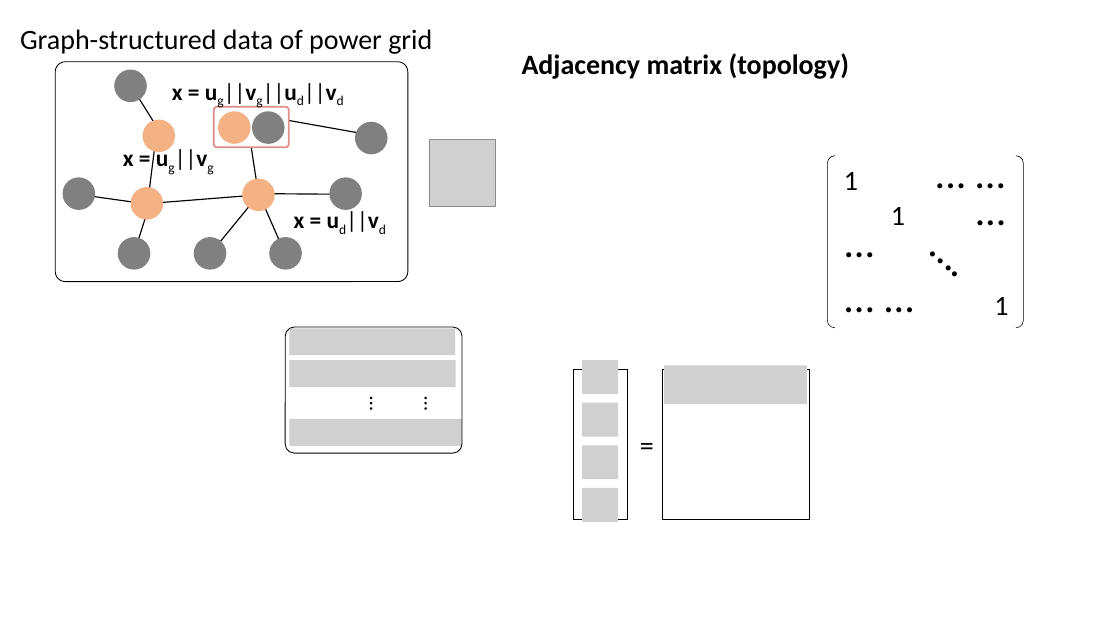
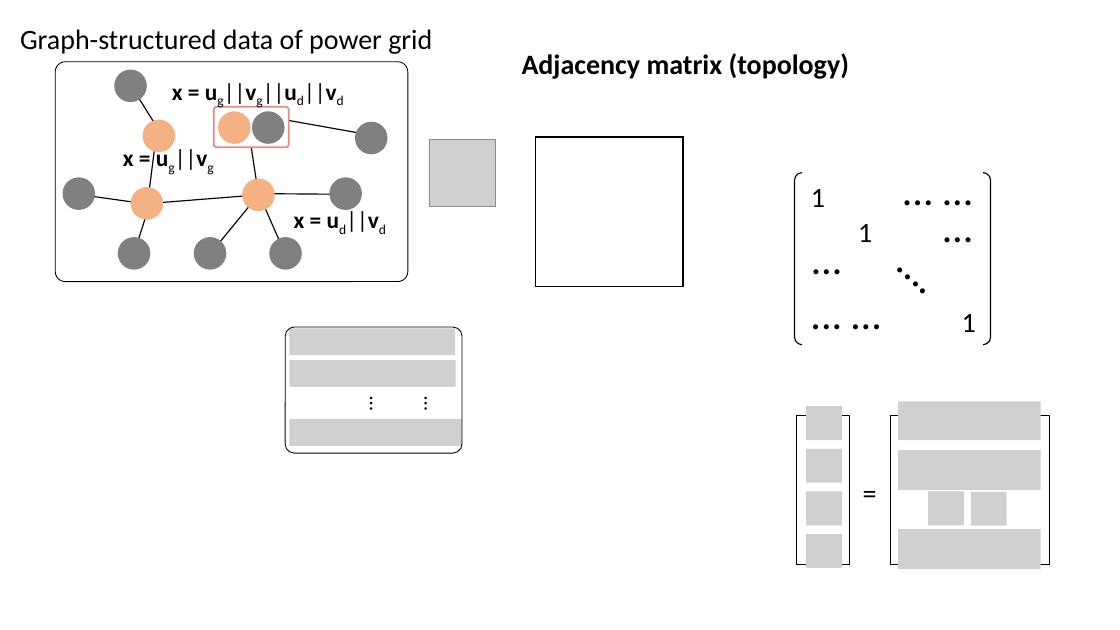
Before and after one commit to yadong-zhang/GNN_SCUC, a slide deck: slide 17 of submission/figures/figs.pptx. Drawn at 1120x630 pixels with LibreOffice and Linux fonts; fonts in the diff are those of the drawing; grey boxes stand for pictures. Boxes give left, top, right and bottom in pixels: in the first picture for what was removed or moved away, otherwise in the second. Text is boxed around its words. In the diff, an @@ line names an element or a change of style, - is before the commit and + after.

Commit message:
Add new figures

```diff
--- a/submission/figures/figs.pptx
+++ b/submission/figures/figs.pptx
@@ rectangle moved from (x1=662, y1=370, x2=809, y2=519) to (x1=536, y1=137, x2=683, y2=287) @@
@@ bracket pair moved from (x1=828, y1=155, x2=1023, y2=328) to (x1=795, y1=173, x2=991, y2=345) @@
@@ bracket pair at (x1=795, y1=173, x2=991, y2=345): outline #000000 0.5 pt to #000000 1 pt @@
@@ text "... …" moved from (x1=923, y1=142, x2=1014, y2=202) to (x1=891, y1=159, x2=981, y2=218) @@
@@ 6 texts moved together from (x1=835, y1=172, x2=1014, y2=327) to (x1=802, y1=189, x2=981, y2=344) @@
@@ text "…." moved from (x1=917, y1=209, x2=995, y2=286) to (x1=884, y1=227, x2=962, y2=304) @@
@@ picture removed at (x1=582, y1=360, x2=618, y2=394) @@
@@ picture removed at (x1=665, y1=365, x2=807, y2=404) @@
@@ picture removed at (x1=582, y1=402, x2=618, y2=436) @@
@@ rectangle moved from (x1=574, y1=370, x2=628, y2=519) to (x1=797, y1=415, x2=850, y2=565) @@
@@ picture removed at (x1=582, y1=445, x2=618, y2=479) @@
@@ text "=" rewrapped from (x1=632, y1=423, x2=658, y2=467) to (x1=854, y1=471, x2=886, y2=513) @@
@@ picture removed at (x1=582, y1=488, x2=618, y2=522) @@
@@ group added at (x1=807, y1=402, x2=1050, y2=569): 9 pictures, 1 rectangle @@
```
Also in this commit, not shown: 1 other slide changed, 2 slides added.
